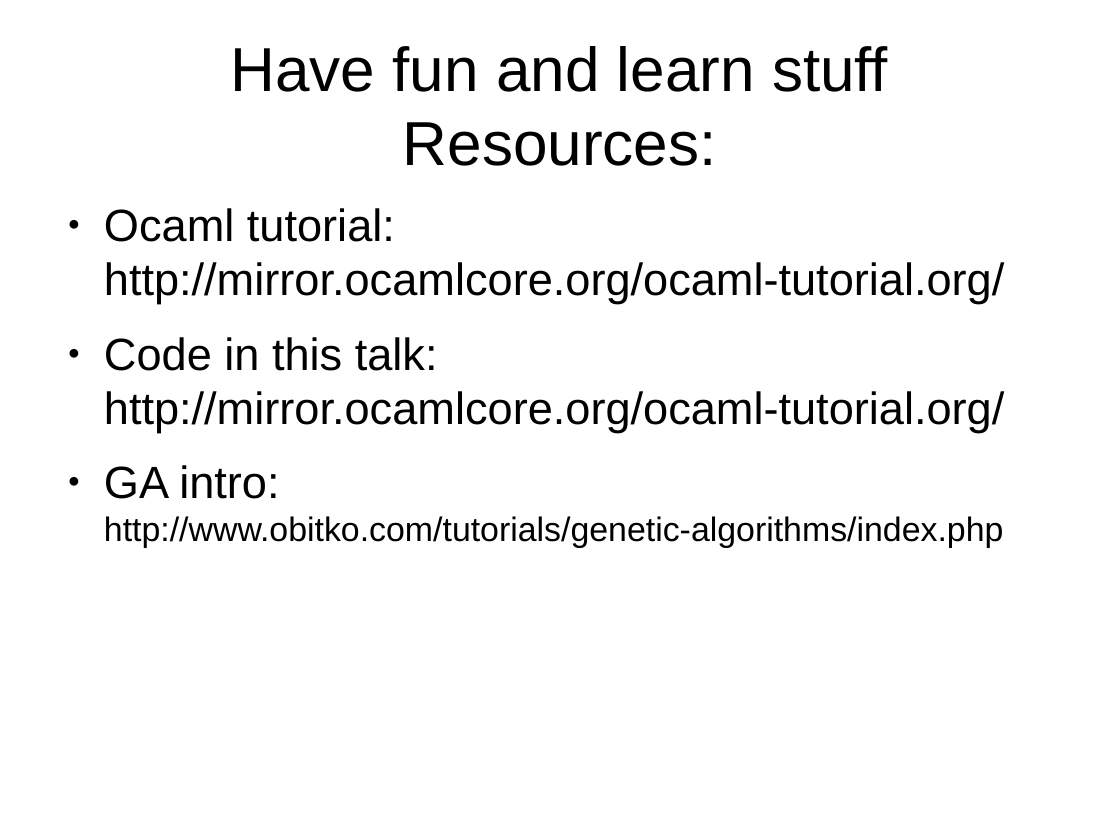
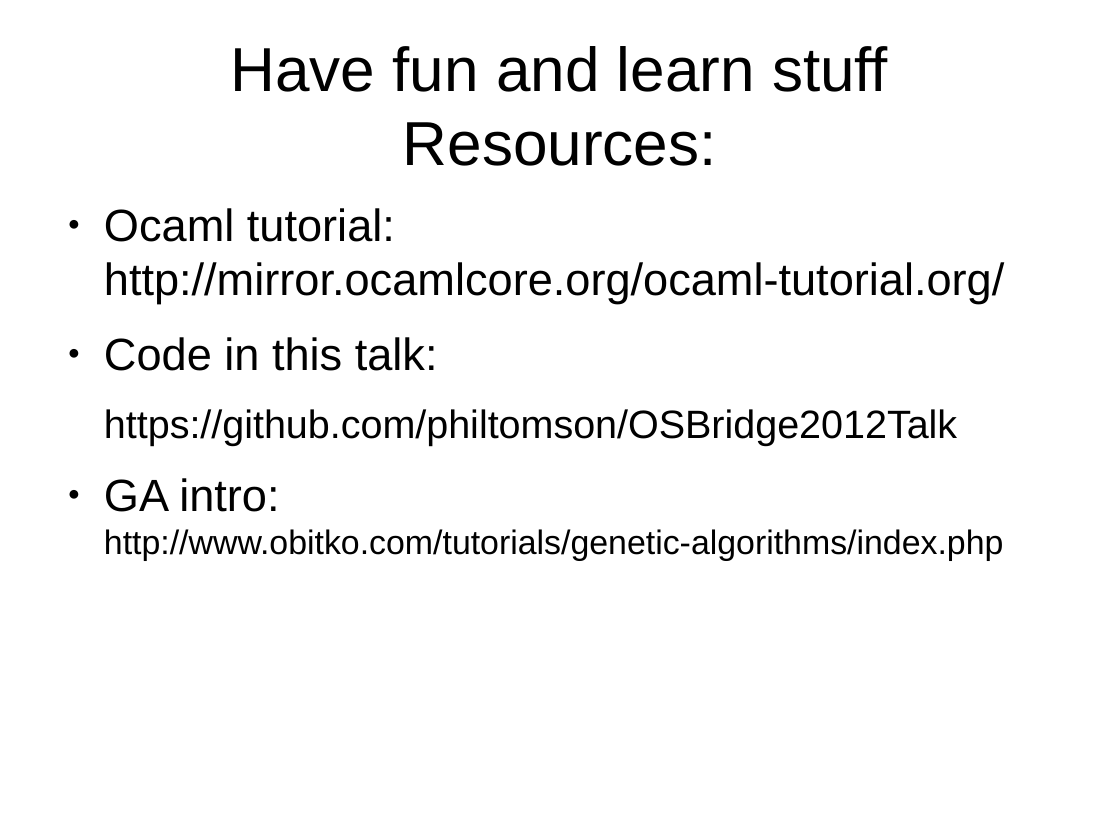
Before and after one commit to philtomson/OSBridge2012Talk, a slide deck: slide 29 of OSBridge2012.odp. Drawn at 1120x840 pixels with LibreOffice and Linux fonts; fonts in the diff are those of the drawing. Boxes give left, top, right and bottom in pixels: in the first picture for what was removed or moved away, otherwise in the second. Text is boxed around its words. In the diff, an @@ line names an element or a change of style, - is before the commit and + after.

Commit message:
fixed broken URL

```diff
--- a/OSBridge2012.odp
+++ b/OSBridge2012.odp
@@ text at box(104, 337, 957, 446): text changed; size 32 to 28 pt @@
-● Code in this talk: http://mirror.ocamlcore.org/ocaml-tutorial.org/
+● Code in this talk:
+https://github.com/philtomson/OSBridge2012Talk
```
